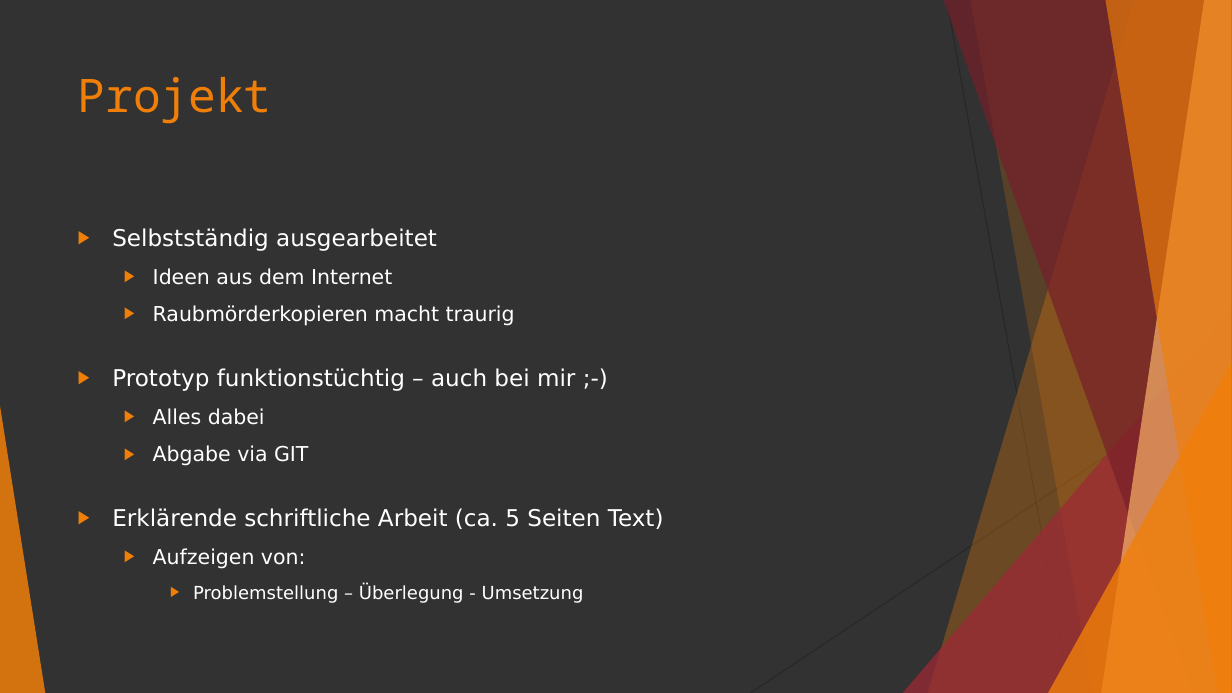
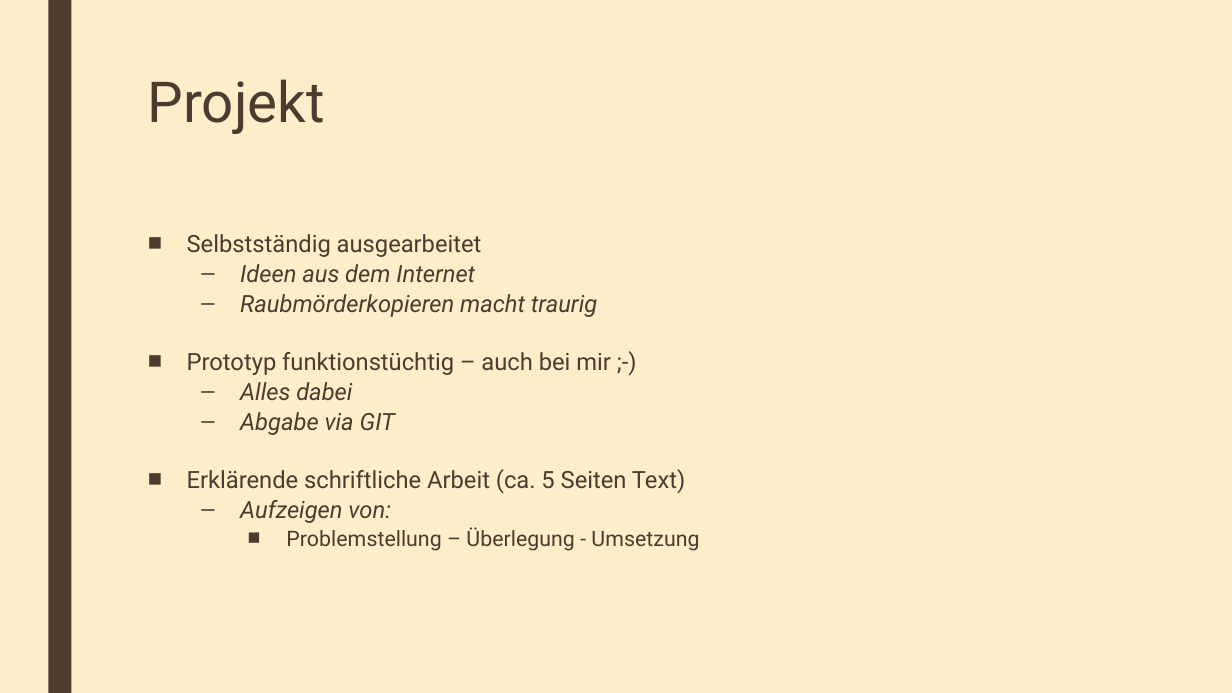
Before and after one commit to advocd/Workshop-Microbit-Python, a slide deck: slide 7 of internal/slides/Python-Workshop.pptx. Drawn at 1232x693 pixels with LibreOffice and Linux fonts; fonts in the diff are those of the drawing. Boxes give left, top, right and bottom in pixels: in the first picture for what was removed or moved away, otherwise in the second. Text is boxed around its words. In the diff, an @@ line names an element or a change of style, - is before the commit and + after.

```diff
--- a/internal/slides/Python-Workshop.pptx
+++ b/internal/slides/Python-Workshop.pptx
@@ background #323232 to #FBEEC9 @@
@@ rectangle added at [48,0,71,693], fill #4E3B30 @@
@@ title "Projekt": place and size @@
-title "Projekt" at [78,77,272,124]
+title "Projekt" at [148,79,325,134]
@@ title "Projekt" at [148,79,325,134]: size 36 to 44 pt, font Noto Sans Mono to Roboto, text colour #F07F09 to #4E3B30; line spacing 1 to 0.89 @@
@@ text "Selbstständig ausgearbeitet": place and size @@
-text "Selbstständig ausgearbeitet" at [112,228,664,603]
+text "Selbstständig ausgearbeitet" at [187,234,699,551]
@@ text "Selbstständig ausgearbeitet" at [187,234,699,551]: size 18 to 18.5 pt in "Selbstständig ausgearbeitet", "Prototyp funktionstüchtig – auch bei mir ;-)", "Erklärende schriftliche Arbeit (ca. 5 Seiten Text)"; font DejaVu Sans to Roboto, text colour #FFFFFF to #4E3B30; size 16 to 18.5 pt, italic on in "Ideen aus dem Internet", "Raubmörderkopieren macht traurig", "Alles dabei", "Abgabe via GIT" and 1 more places; size 14 to 16.6 pt in "Problemstellung – Überlegung - Umsetzung"; bullet ▶ to ■; line spacing 1 to 0.74; more space between paragraphs; bullet ▶ to –; less space between paragraphs @@
@@ group removed at [0,0,1232,693]: 5 freeform shapes, 3 triangles, 2 lines @@
```
Also in this commit, not shown: 7 other slides changed, 15 other files.
